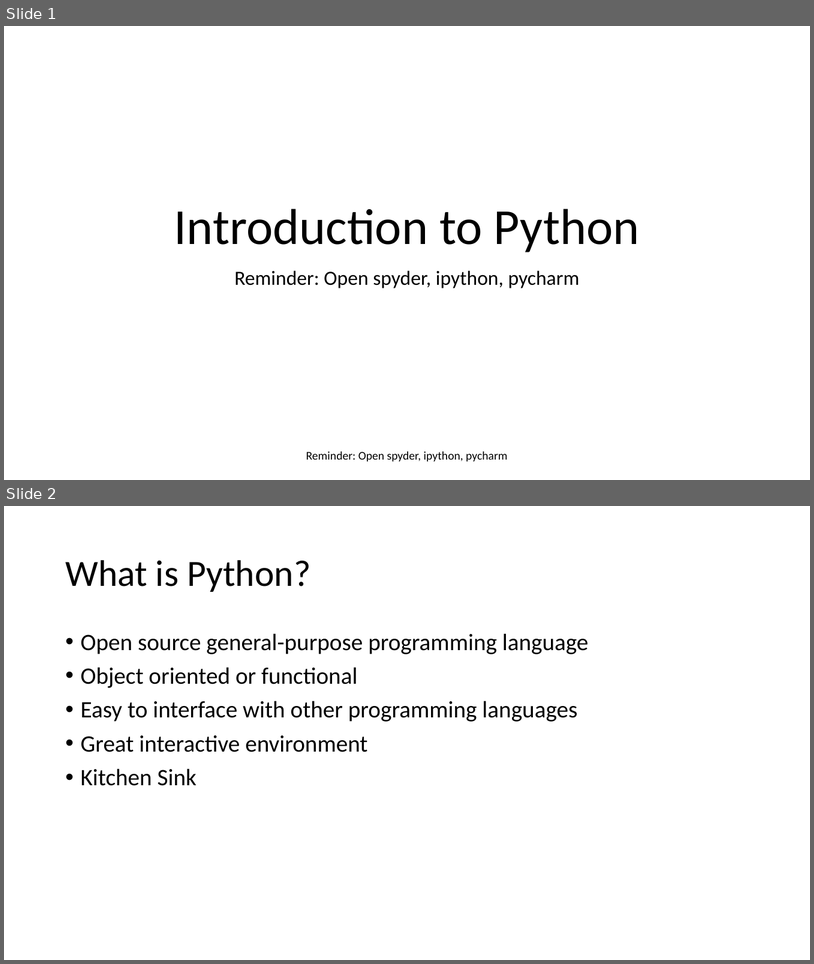
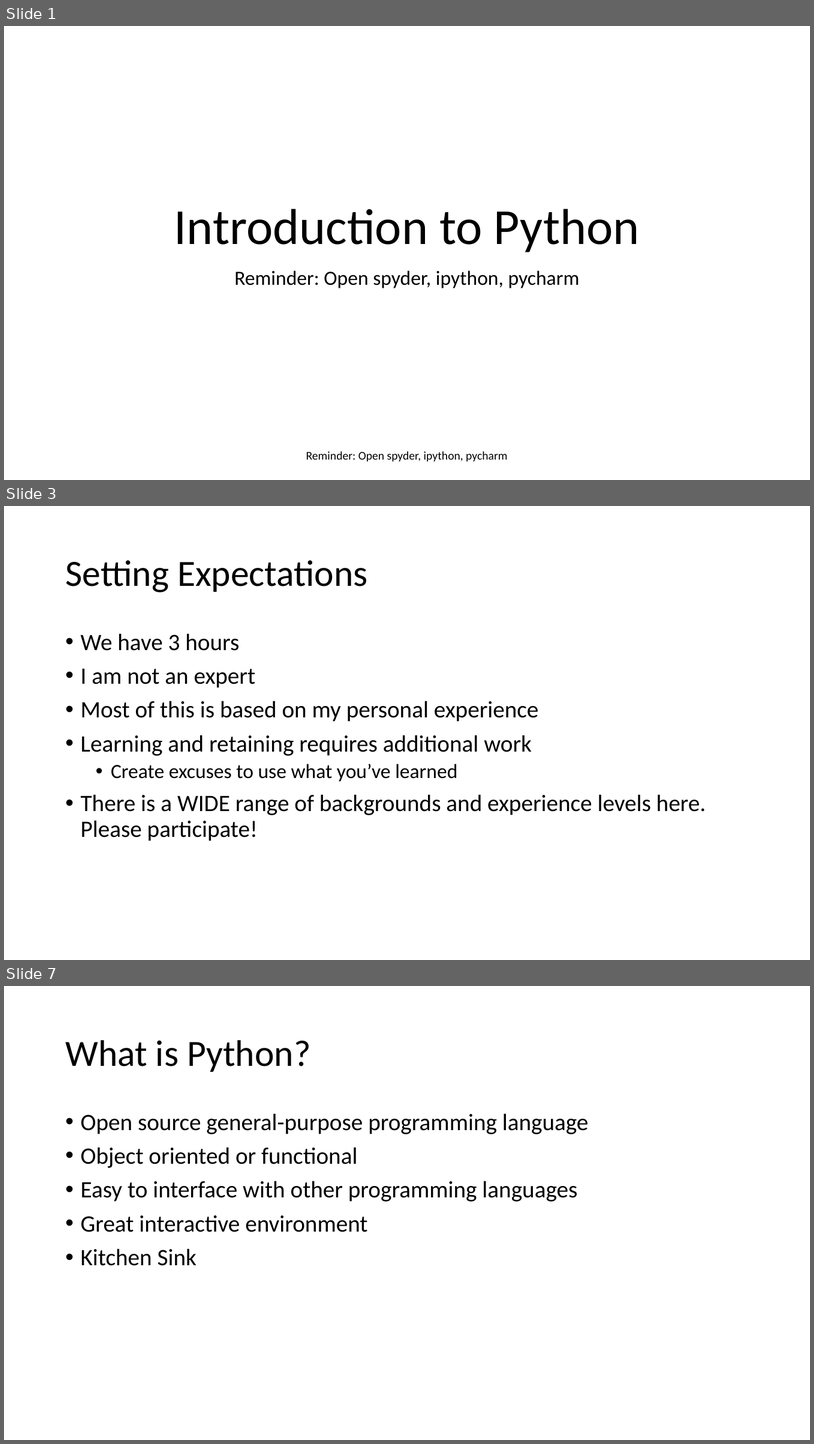
Before and after one commit to LimnoTech/Python-Data-Analysis-Course, a slide deck: Day1/IntroToPython/IntroToPython.pptx. Shown one above the other, each under a label of ours: slides 1 and 2 before the commit, slides 1, 3 and 7 after it; the slides between them are not shown. The pictures are 814x964 and 814x1444 pixels, drawn with LibreOffice and Linux fonts; fonts in the diff are those of the drawing. Boxes give left, top, right and bottom in pixels: in the first picture for what was removed or moved away, otherwise in the second. Text is boxed around its words. In the diff, an @@ line names an element or a change of style, - is before the commit and + after.

```diff
--- a/Day1/IntroToPython/IntroToPython.pptx
+++ b/Day1/IntroToPython/IntroToPython.pptx
@@ slide 3 added at [4,506,810,960], background #FFFFFF @@
@@ title added at [65,560,368,592], 44 pt, text #000000 @@
+Setting Expectations
@@ text added at [81,633,706,841], 28 pt, text #000000 @@
+• We have 3 hours
+• I am not an expert
+• Most of this is based on my personal experience
+• Learning and retaining requires additional work
+  • Create excuses to use what you’ve learned
+• There is a WIDE range of backgrounds and experience levels here. Please participate!
@@ what was slide 2 is now slide 7 @@
```
Also in this commit, not shown: 13 other slides added, 1 other file.
